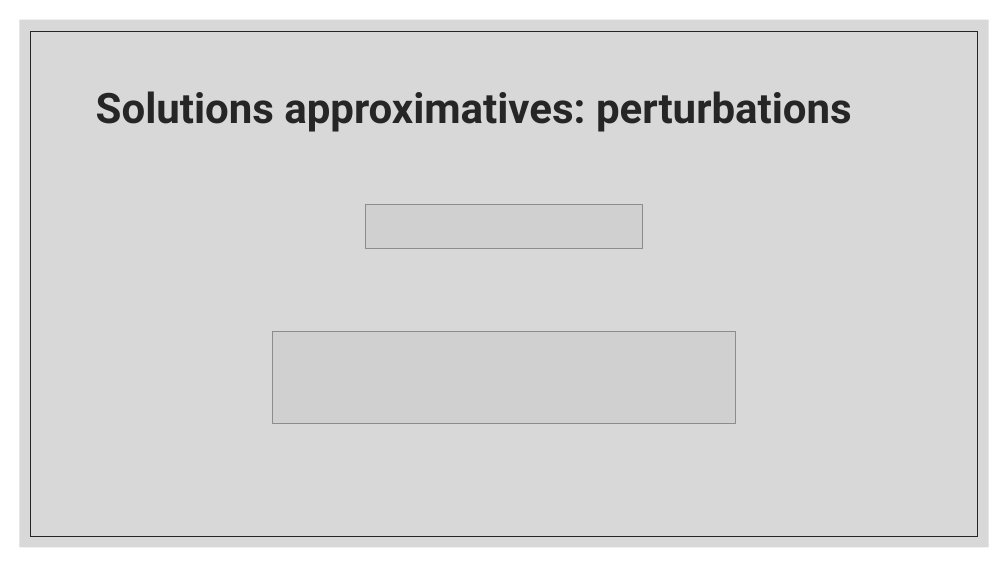
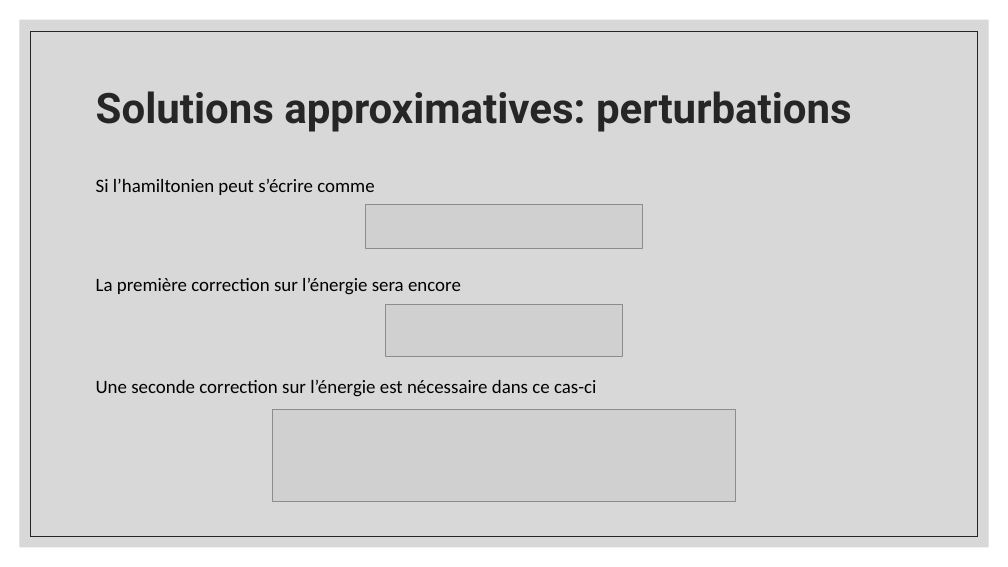
Before and after one commit to gahem1/Physique_Numerique, a slide deck: slide 29 of Solutions d’une équation aux valeurs propres.pptx. Drawn at 1008x567 pixels with LibreOffice and Linux fonts; fonts in the diff are those of the drawing; grey boxes stand for pictures. Boxes give left, top, right and bottom in pixels: in the first picture for what was removed or moved away, otherwise in the second. Text is boxed around its words. In the diff, an @@ line names an element or a change of style, - is before the commit and + after.

```diff
--- a/Solutions d’une équation aux valeurs propres.pptx
+++ b/Solutions d’une équation aux valeurs propres.pptx
@@ text added at (96, 179, 374, 195), 18 pt, text #000000 @@
+Si l’hamiltonien peut s’écrire comme
@@ text added at (96, 278, 461, 295), 18 pt, text #000000 @@
+La première correction sur l’énergie sera encore
@@ picture added at (386, 305, 623, 358) @@
@@ text added at (96, 380, 596, 397), 18 pt, text #000000 @@
+Une seconde correction sur l’énergie est nécessaire dans ce cas-ci
@@ picture: place and size @@
-picture at (272, 331, 737, 423)
+picture at (272, 409, 737, 501)
```
Also in this commit, not shown: 3 other slides changed.
